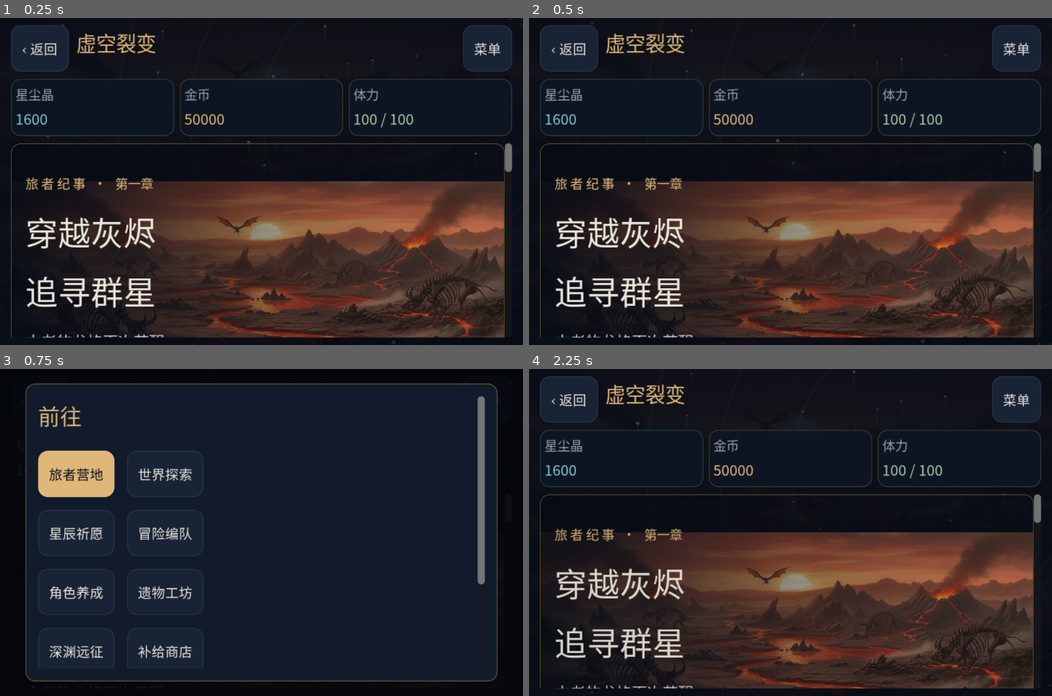
Above: before the commit, frames 1-4 (two rows, left to right).
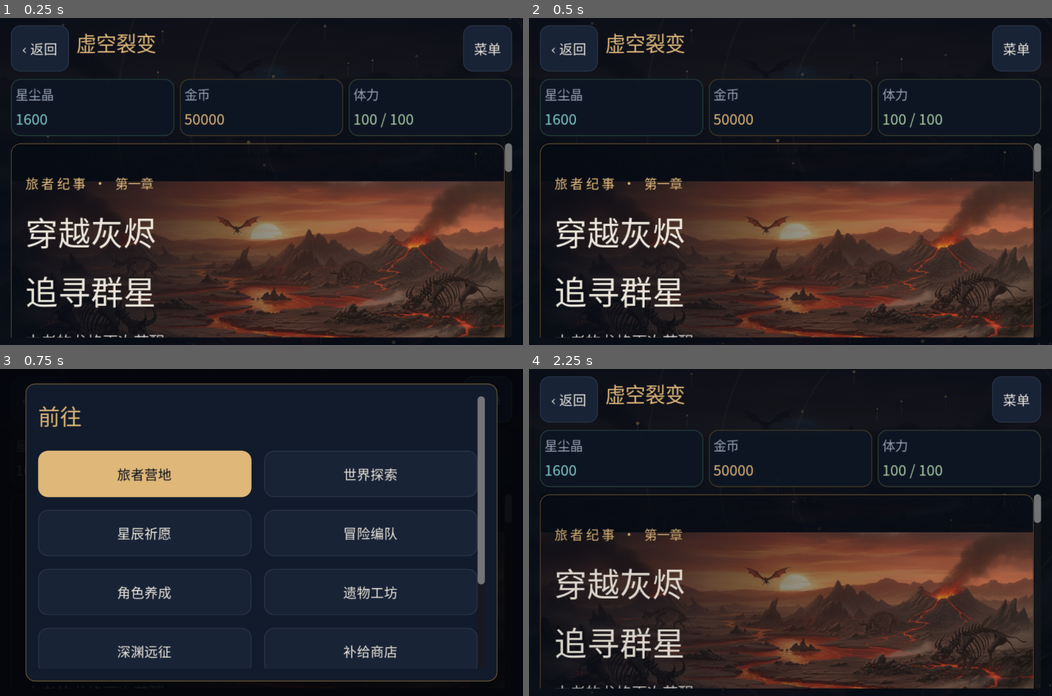
Above: after the commit, the same moments.

Repository: Catfish872/gachaWeb
Game: Godot game, scene res://main.tscn
Same seed, same stepped clock (60 frames per second), same inputs: the game is played once before the commit and once after it.
Inputs:
- Up to frame 1 (0.25 s): no input
- Up to frame 2 (0.5 s): no input
- Up to frame 3 (0.75 s): click "菜单" at 0.5 s
- Up to frame 4 (2.25 s): click "‹ 返回" at 1.25 s; click "旅者营地" at 2 s

Frames 1-2 are identical in both runs. In frame 3, 7.1% of the frame differs, in the area x 9-92%, y 24-92%; in frame 4, nothing differs.

Commit message:
Preserve complete Android telemetry and widen mobile menu targets

Diff:
--- a/godot/scripts/main.gd
+++ b/godot/scripts/main.gd
@@ -212,7 +212,9 @@
 	var menu := _modal("前往", 520, 560)
 	var grid := _grid(menu, 3 if size.x >= 600 else 2)
 	for tab in TABS:
-		_button(grid, tab[1], func(): navigate(tab[0]), tab[0] == current_screen).name = "MenuNav_" + tab[0]
+		var destination := _button(grid, tab[1], func(): navigate(tab[0]), tab[0] == current_screen)
+		destination.name = "MenuNav_" + tab[0]
+		destination.size_flags_horizontal = Control.SIZE_EXPAND_FILL
 	_button(menu, "返回游戏", _clear_overlay)
 
 func _is_mobile() -> bool:
--- a/godot/tools/android/runtime_probe.gd
+++ b/godot/tools/android/runtime_probe.gd
@@ -14,13 +14,18 @@
 	var controls: Array = []
 	_probe_controls(self, controls)
 	var scroll := main_body.get_parent() as ScrollContainer
-	print("ANDROID_SMOKE " + JSON.stringify({
+	var payload := Marshalls.utf8_to_base64(JSON.stringify({
 		"seq": _probe_sequence, "modal_scrolls": _probe_scrolls(), "screen": current_screen, "window": [get_window().size.x, get_window().size.y],
 		"logical": [size.x, size.y], "overlay": overlay.get_child_count(),
 		"scroll": scroll.scroll_vertical, "scroll_max": scroll.get_v_scroll_bar().max_value - scroll.get_v_scroll_bar().page,
 		"page_width": main_body.size.x, "scroll_width": scroll.size.x,
 		"scroll_rect": _probe_rect(scroll), "buttons": controls
 	}))
+	# Android/Godot log output truncates long lines. Each ASCII record stays
+	# below 700 bytes, independent of Unicode menu labels and number of controls.
+	var chunk_count := ceili(payload.length() / 600.0)
+	for index in range(chunk_count):
+		print("ANDROID_SMOKE_CHUNK %d %d %d %d %s" % [_probe_sequence, index, chunk_count, payload.length(), payload.substr(index * 600, 600)])
 
 func _probe_rect(control: Control) -> Array:
 	var transform := get_viewport().get_screen_transform() * control.get_global_transform_with_canvas()
Not shown, changed: godot/tests/test_android_smoke.py
Not shown, changed: godot/tools/android/smoke_test.py
